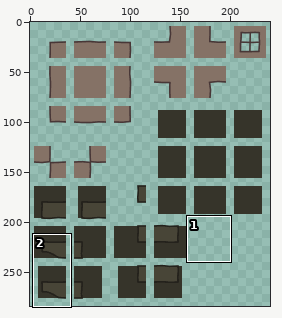
Edited in one commit: sprite sheet (images/tilesets/32background3.png). Above: a wide view before the commit, with the close-up outlined.
Close-up. Earlier state:
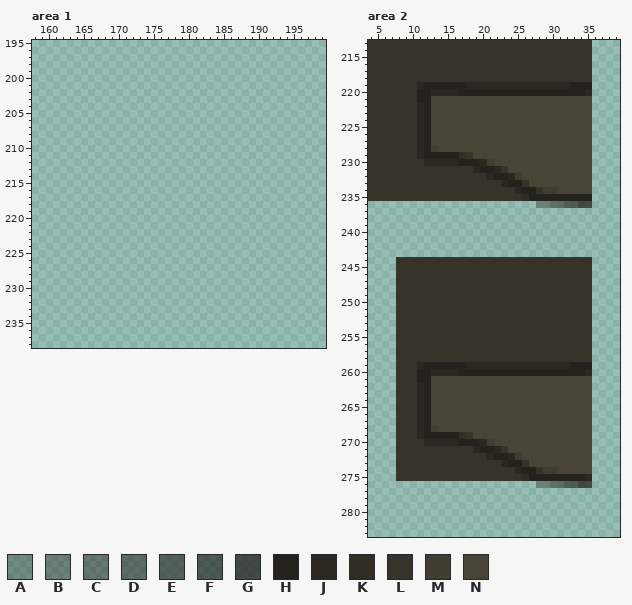
The file is 320x320 pixels. Pixels under 10% opacity are left out. Colours within 5 levels of each other are drawn and written as one. Shown: area 1: x 158..199, y 195..238; area 2: x 4..39, y 213..283. The wide view leaves out empty margins. The commit also changed other parts of the picture, which this record leaves out.
Palette (. is transparent): A #24221c54  B #24221c63  C #24221c73  D #24221c84  E #24221c97  F #24221ca4  G #24221cbd  H #24221c  J #2b2821  K #312e26  L #36342a  M #403d31  N #484537
Pixels before, area 2 (only the part around the change), first column x 4:
213 LLLLLLLLLLLLLLLLLLLLLLLLLLLLLLLL....
214 LLLLLLLLLLLLLLLLLLLLLLLLLLLLLLLL....
215 LLLLLLLLLLLLLLLLLLLLLLLLLLLLLLLL....
216 LLLLLLLLLLLLLLLLLLLLLLLLLLLLLLLL....
217 LLLLLLLLLLLLLLLLLLLLLLLLLLLLLLLL....
218 LLLLLLLLLLLLLLLLLLLLLLLLLLLLLLLL....
219 LLLLLLLJHHHHHHJJJJJJJJJJJJJJJHHH....
220 LLLLLLLHHJJJJHHHHHHHHHHHHHHHHHHJ....
221 LLLLLLLHHNNNNNNNNNNNNNNNNNNNNNNN....
222 LLLLLLLJHNNNNNNNNNNNNNNNNNNNNNNN....
223 LLLLLLLJHNNNNNNNNNNNNNNNNNNNNNNN....
224 LLLLLLLJHNNNNNNNNNNNNNNNNNNNNNNN....
225 LLLLLLLJHNNNNNNNNNNNNNNNNNNNNNNN....
226 LLLLLLLJHNNNNNNNNNNNNNNNNNNNNNNN....
227 LLLLLLLJHNNNNNNNNNNNNNNNNNNNNNNN....
228 LLLLLLLJHMNNNNNNNNNNNNNNNNNNNNNN....
229 LLLLLLLJHHHHHKLNNNNNNNNNNNNNNNNN....
230 LLLLLLLLJJJJJHHHJMNNNNNNNNNNNNNN....
231 LLLLLLLLLLLLLLLJHHJLNNNNNNNNNNNN....
232 LLLLLLLLLLLLLLLLLJHHJMNNNNNNNNNN....
233 LLLLLLLLLLLLLLLLLLLJHHLNNNNNNNNN....
234 LLLLLLLLLLLLLLLLLLLLLJHHLMMNNNNN....
235 LLLLLLLLLLLLLLLLLLLLLLKHHHHHHHHH....
236 ........................ABCDEFGG....
237 ....................................
238 ....................................
239 ....................................
240 ....................................
241 ....................................
242 ....................................
243 ....................................
244 ....LLLLLLLLLLLLLLLLLLLLLLLLLLLL....
245 ....LLLLLLLLLLLLLLLLLLLLLLLLLLLL....
246 ....LLLLLLLLLLLLLLLLLLLLLLLLLLLL....
247 ....LLLLLLLLLLLLLLLLLLLLLLLLLLLL....
248 ....LLLLLLLLLLLLLLLLLLLLLLLLLLLL....
249 ....LLLLLLLLLLLLLLLLLLLLLLLLLLLL....
250 ....LLLLLLLLLLLLLLLLLLLLLLLLLLLL....
251 ....LLLLLLLLLLLLLLLLLLLLLLLLLLLL....
252 ....LLLLLLLLLLLLLLLLLLLLLLLLLLLL....
253 ....LLLLLLLLLLLLLLLLLLLLLLLLLLLL....
254 ....LLLLLLLLLLLLLLLLLLLLLLLLLLLL....
255 ....LLLLLLLLLLLLLLLLLLLLLLLLLLLL....
256 ....LLLLLLLLLLLLLLLLLLLLLLLLLLLL....
257 ....LLLLLLLLLLLLLLLLLLLLLLLLLLLL....
258 ....LLLLLLLLLLLLLLLLLLLLLLLLLLLL....
259 ....LLLJHHHHHHJJJJJJJJJJJJJJJHHH....
260 ....LLLHHJJJJHHHHHHHHHHHHHHHHHHJ....
261 ....LLLHHNNNNNNNNNNNNNNNNNNNNNNN....
262 ....LLLJHNNNNNNNNNNNNNNNNNNNNNNN....
263 ....LLLJHNNNNNNNNNNNNNNNNNNNNNNN....
264 ....LLLJHNNNNNNNNNNNNNNNNNNNNNNN....
265 ....LLLJHNNNNNNNNNNNNNNNNNNNNNNN....
266 ....LLLJHNNNNNNNNNNNNNNNNNNNNNNN....
267 ....LLLJHNNNNNNNNNNNNNNNNNNNNNNN....
268 ....LLLJHMNNNNNNNNNNNNNNNNNNNNNN....
269 ....LLLJHHHHHKLNNNNNNNNNNNNNNNNN....
270 ....LLLLJJJJJHHHJMNNNNNNNNNNNNNN....
271 ....LLLLLLLLLLLJHHJLNNNNNNNNNNNN....
272 ....LLLLLLLLLLLLLJHHJMNNNNNNNNNN....
273 ....LLLLLLLLLLLLLLLJHHLNNNNNNNNN....
274 ....LLLLLLLLLLLLLLLLLJHHLMMNNNNN....
275 ....LLLLLLLLLLLLLLLLLLKHHHHHHHHJ....
276 ........................ABCDEFGG....
277 ....................................
278 ....................................
279 ....................................
280 ....................................
281 ....................................
282 ....................................
283 ....................................
After the commit:
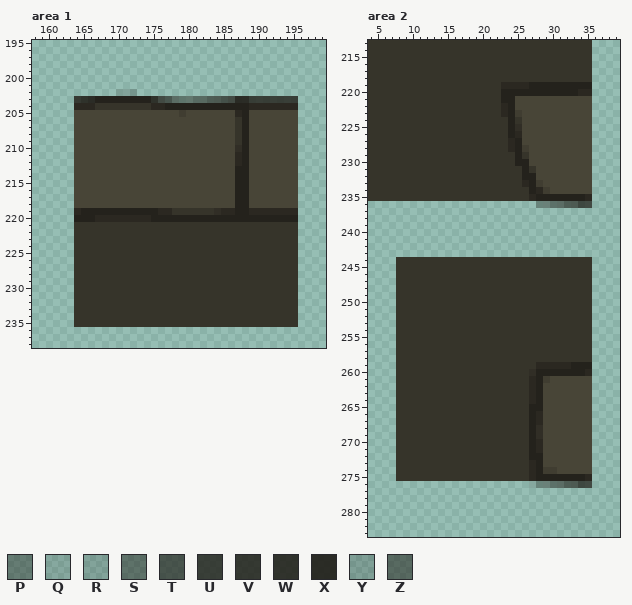
Colours new in this view: P #23231c6d  Q #24221c24  R #24221c2c  S #24221c7d  T #24221cac  U #24221cd0  V #24221cda  W #24221ce3  X #24221cef  Y #23231e33  Z #25231c8b
From old to new:
Area 1:
y 202: x 170..172 ... -> QRY
y 203: x 164..195 ................................ -> VWXHHHHHHHHWGFDPCSZEFTGXXUUUUUUU
y 204: x 164..195 ................................ -> JJJLLLLLLLLJJHHHHHHHHHHHHJJJJJJJ
y 205: x 164..195 ................................ -> NNNNNNNNNNNNNNNMNNNNNNNJHNNNNNNN
y 206..209: x 164..195 ................................ -> NNNNNNNNNNNNNNNNNNNNNNNLHNNNNNNN
y 210: x 164..195 ................................ -> NNNNNNNNNNNNNNNNNNNNNNNKHNNNNNNN
y 211..212: x 164..195 ................................ -> NNNNNNNNNNNNNNNNNNNNNNNJHNNNNNNN
y 213..218: x 164..195 ................................ -> NNNNNNNNNNNNNNNNNNNNNNNHHNNNNNNN
y 219: x 164..195 ................................ -> JHHHHHHHHHHHJJLLLLLLKJJHHJJJJJJJ
y 220: x 164..195 ................................ -> HHHJJJJJJJJHHHHHHHHHHHHHHHHHHHHH
y 221..235: x 164..195 ................................ -> LLLLLLLLLLLLLLLLLLLLLLLLLLLLLLLL
Area 2:
y 219: x 11..22 JHHHHHHJJJJJ -> LLLLLLLLLLLL; x 27..32 JJJJJJ -> HHHHHH
y 220: x 11..22 HHJJJJHHHHHH -> LLLLLLLLLLLL; x 34 H -> J
y 221: x 11..24 HHNNNNNNNNNNNN -> LLLLLLLLLLLLHH
y 222: x 11..24 JHNNNNNNNNNNNN -> LLLLLLLLLLLLJH
y 223: x 11..25 JHNNNNNNNNNNNNN -> LLLLLLLLLLLLJHM
y 224: x 11..25 JHNNNNNNNNNNNNN -> LLLLLLLLLLLLLHL
y 225: x 11..25 JHNNNNNNNNNNNNN -> LLLLLLLLLLLLLHK
y 226: x 11..25 JHNNNNNNNNNNNNN -> LLLLLLLLLLLLLHJ
y 227: x 11..25 JHNNNNNNNNNNNNN -> LLLLLLLLLLLLLJH
y 228: x 11..26 JHMNNNNNNNNNNNNN -> LLLLLLLLLLLLLJHM
y 229: x 11..17 JHHHHHK -> LLLLLLL; x 19..26 NNNNNNNN -> LLLLLLHL
y 230: x 12..26 JJJJJHHHJMNNNNN -> LLLLLLLLLLLLLHH
y 231: x 19..22 JHHJ -> LLLL; x 24..27 NNNN -> LLHL
y 232: x 21..27 JHHJMNN -> LLLLLHH
y 233: x 23..28 JHHLNN -> LLLJHM
y 234: x 25..26 JH -> LL; x 28 L -> J; x 30 M -> N
y 235: x 26..27 KH -> LJ; x 35 H -> J
y 259: x 11..27 JHHHHHHJJJJJJJJJJ -> LLLLLLLLLLLLLLLLL
y 260: x 11..27 HHJJJJHHHHHHHHHHH -> LLLLLLLLLLLLLLLLK
y 261: x 11..29 HHNNNNNNNNNNNNNNNNN -> LLLLLLLLLLLLLLLLJHM
y 262..264: x 11..28 JHNNNNNNNNNNNNNNNN -> LLLLLLLLLLLLLLLLJH
y 265: x 11..28 JHNNNNNNNNNNNNNNNN -> LLLLLLLLLLLLLLLLHH
y 266..267: x 11..28 JHNNNNNNNNNNNNNNNN -> LLLLLLLLLLLLLLLLHJ
y 268: x 11..28 JHMNNNNNNNNNNNNNNN -> LLLLLLLLLLLLLLLLHK
y 269: x 11..17 JHHHHHK -> LLLLLLL; x 19..28 NNNNNNNNNN -> LLLLLLLLHK
y 270: x 12..28 JJJJJHHHJMNNNNNNN -> LLLLLLLLLLLLLLLHJ
y 271: x 19..22 JHHJ -> LLLL; x 24..28 NNNNN -> LLLHJ
y 272: x 21..28 JHHJMNNN -> LLLLLLHH
y 273: x 23..25 JHH -> LLL; x 27..28 NN -> JH
y 274: x 25..28 JHHL -> LLJH
y 275: x 26..27 KH -> LJ
y 276: x 27 . -> Q
Boxes around the changes in both close-ups, in picture pixels (x1, y1, x2, y2):
added: (74, 89, 298, 327)
changed: (417, 82, 585, 201)
changed: (585, 194, 592, 201)
changed: (417, 362, 550, 488)
